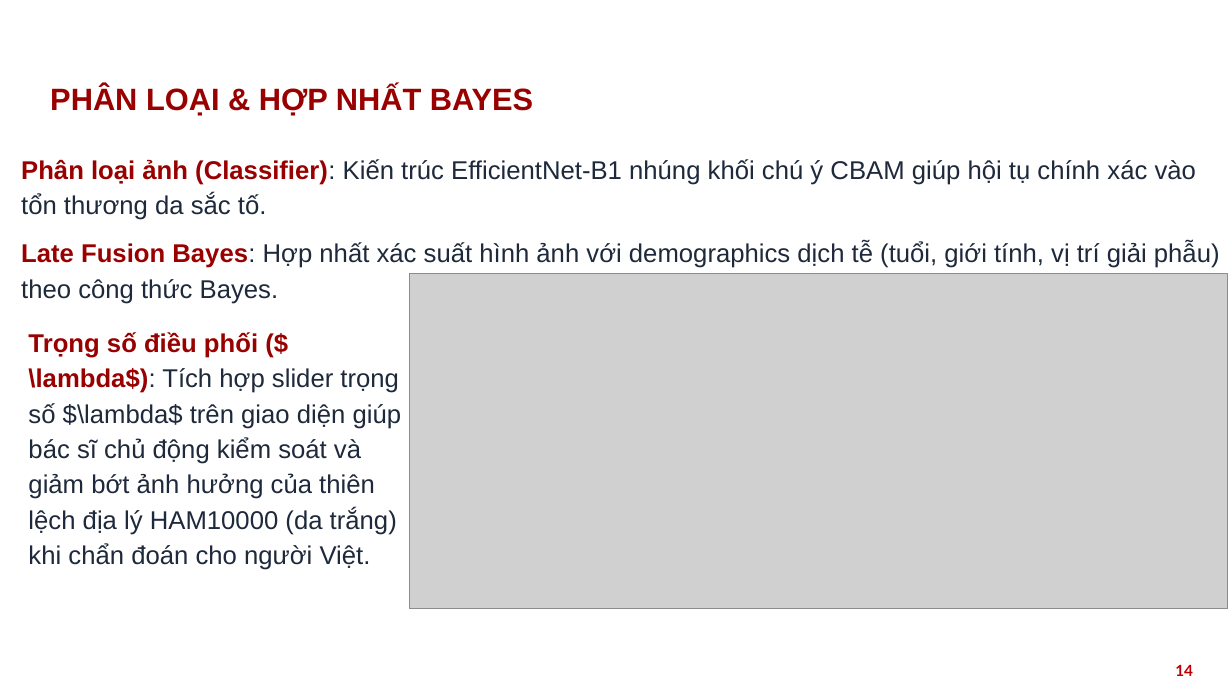
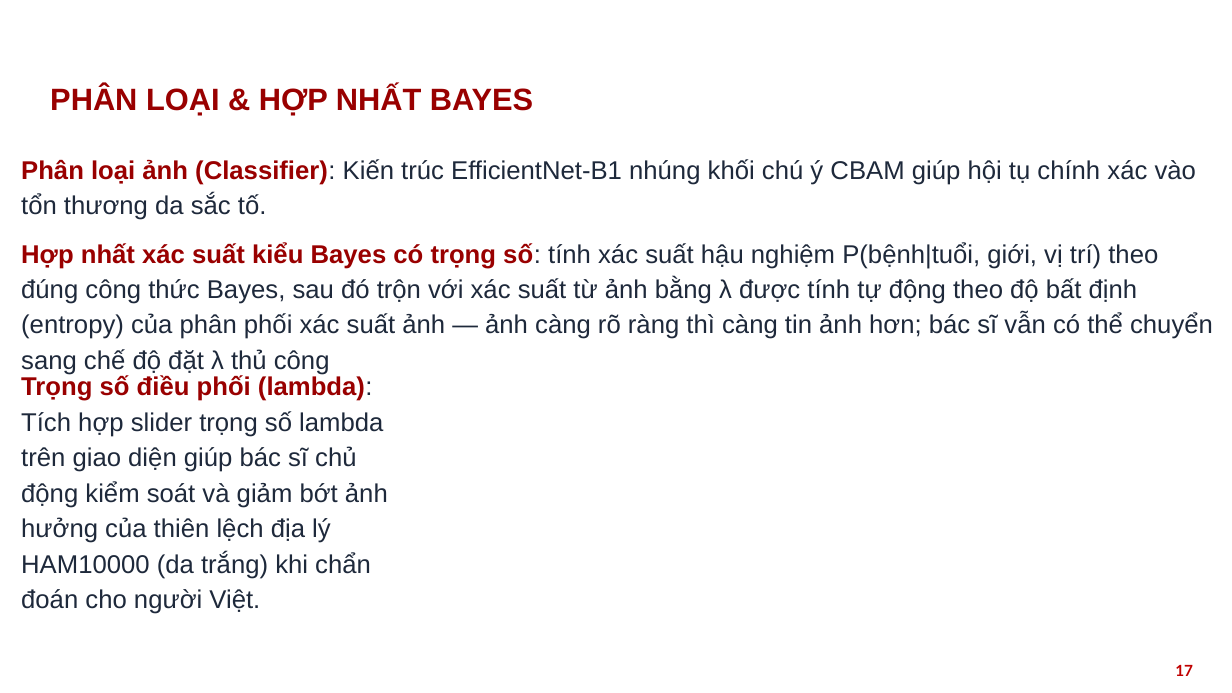
Before and after one commit to nthg0609/doanTN, a slide deck: slide 17 of HUST_PPT_template_2022_RED_16x9_567042.pptx (slide 14 before the commit). Drawn at 1232x693 pixels with LibreOffice and Linux fonts; fonts in the diff are those of the drawing; grey boxes stand for pictures; background and template pictures are left out. Boxes give left, top, right and bottom in pixels: in the first picture for what was removed or moved away, otherwise in the second. Text is boxed around its words. In the diff, an @@ line names an element or a change of style, - is before the commit and + after.

```diff
--- a/HUST_PPT_template_2022_RED_16x9_567042.pptx
+++ b/HUST_PPT_template_2022_RED_16x9_567042.pptx
@@ text at [21,242,1213,375]: text changed @@
-Late Fusion Bayes: Hợp nhất xác suất hình ảnh với demographics dịch tễ (tuổi, giới tính, vị trí giải phẫu) theo công thức Bayes.
+Hợp nhất xác suất kiểu Bayes có trọng số: tính xác suất hậu nghiệm P(bệnh|tuổi, giới, vị trí) theo đúng công thức Bayes, sau đó trộn với xác suất từ ảnh bằng λ được tính tự động theo độ bất định (entropy) của phân phối xác suất ảnh — ảnh càng rõ ràng thì càng tin ảnh hơn; bác sĩ vẫn có thể chuyển sang chế độ đặt λ thủ công
@@ picture removed at [410,274,1228,609] @@
@@ text at [21,375,388,614]: text changed @@
-Trọng số điều phối ($\lambda$): Tích hợp slider trọng số $\lambda$ trên giao diện giúp bác sĩ chủ động kiểm soát và giảm bớt ảnh hưởng của thiên lệch địa lý HAM10000 (da trắng) khi chẩn đoán cho người Việt.
+Trọng số điều phối (lambda): Tích hợp slider trọng số lambda trên giao diện giúp bác sĩ chủ động kiểm soát và giảm bớt ảnh hưởng của thiên lệch địa lý HAM10000 (da trắng) khi chẩn đoán cho người Việt.
@@ page number at [1175,665,1193,676]: text changed @@
-14
+17
```
Also in this commit, not shown: 19 other slides changed, 4 slides added, 50 other files.
